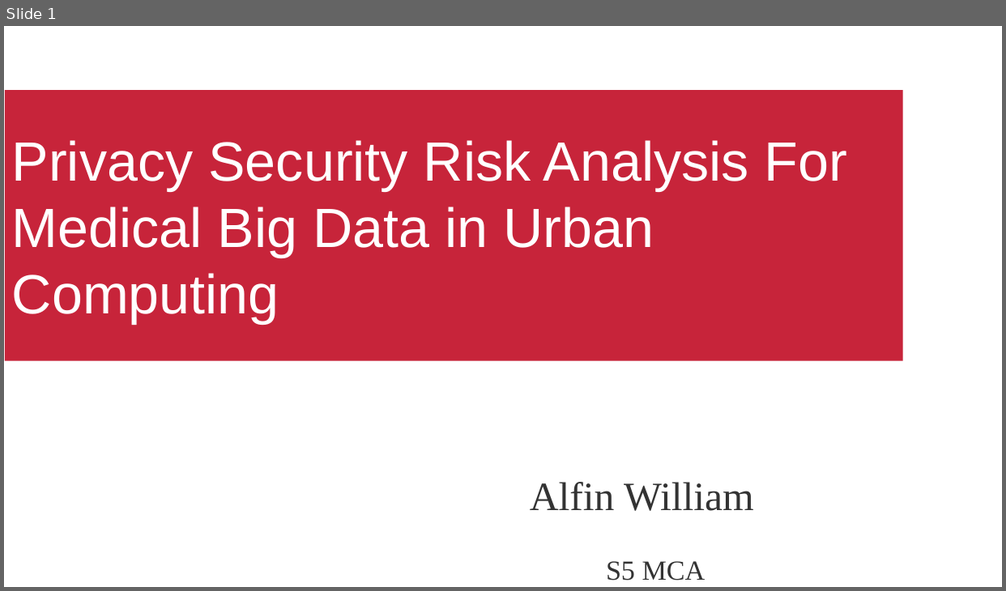
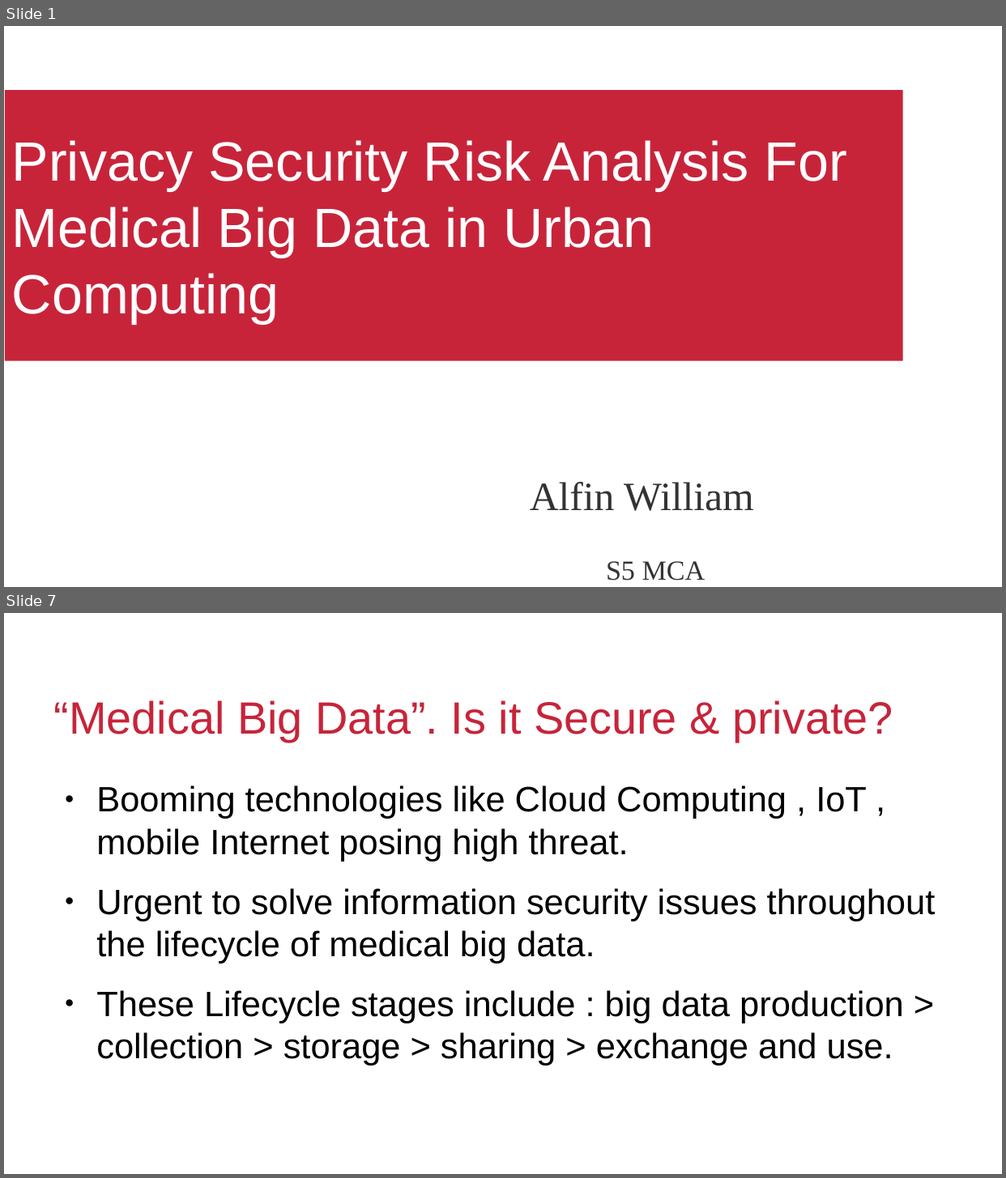
Before and after one commit to alfinwilliam/S5MCA_Seminar_Report, a slide deck: seminar.odp. Shown one above the other, each under a label of ours: slide 1 before the commit, slides 1 and 7 after it; the slides between them are not shown. The pictures are 1006x591 and 1006x1178 pixels, drawn with LibreOffice and Linux fonts; fonts in the diff are those of the drawing; background and template pictures are left out. Boxes give left, top, right and bottom in pixels: in the first picture for what was removed or moved away, otherwise in the second. Text is boxed around its words. In the diff, an @@ line names an element or a change of style, - is before the commit and + after.

```diff
--- a/seminar.odp
+++ b/seminar.odp
@@ slide 7 added at bbox=[4, 613, 1002, 1174], background #FFFFFF @@
@@ title added at bbox=[54, 700, 893, 742], 36 pt, text #C7243A @@
+“Medical Big Data”. Is it Secure & private?
@@ text added at bbox=[96, 786, 936, 1066], 28 pt, text #000000 @@
+● Booming technologies like Cloud Computing , IoT , mobile Internet posing high threat.
+● Urgent to solve information security issues throughout the lifecycle of medical big data.
+● These Lifecycle stages include : big data production > collection > storage > sharing > exchange and use.
@@ text added at bbox=[175, 1148, 408, 1174], 14 pt, text #FFFFFF @@
+<date/time>
@@ text added at bbox=[423, 1148, 739, 1174], 14 pt, text #FFFFFF @@
+<footer>
@@ page number added at bbox=[763, 1148, 995, 1174], 14 pt, text #FFFFFF @@
+7
```
Also in this commit, not shown: 7 other slides added, 4 slides removed.
